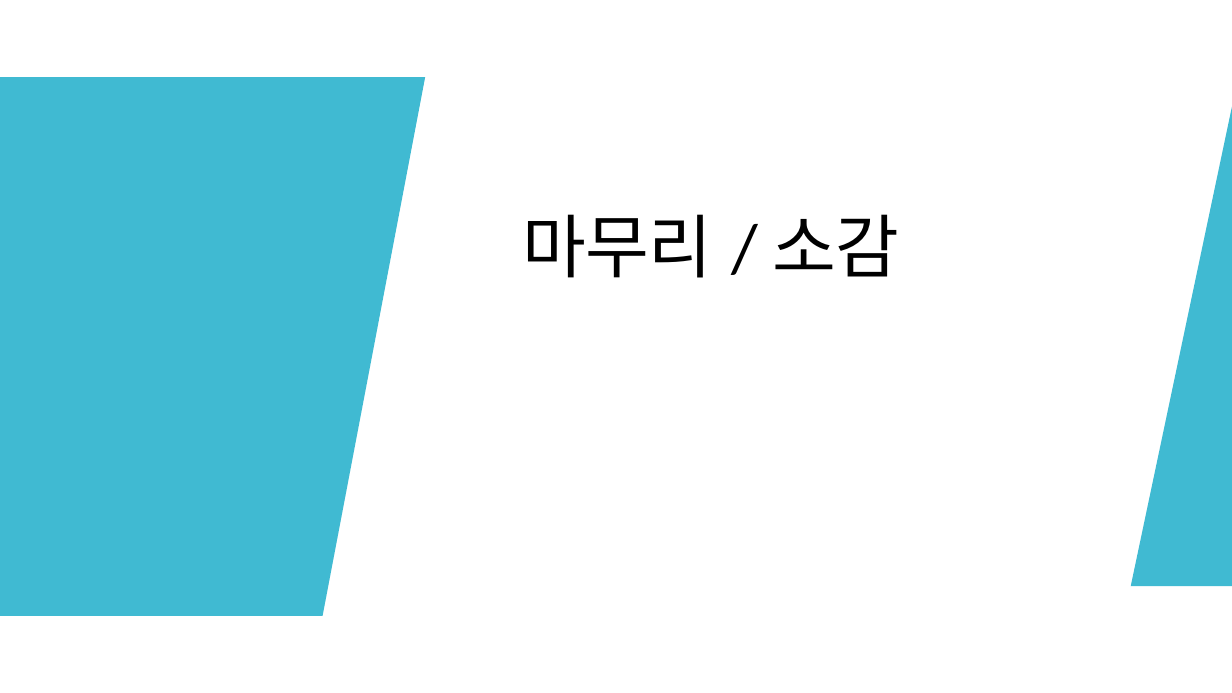
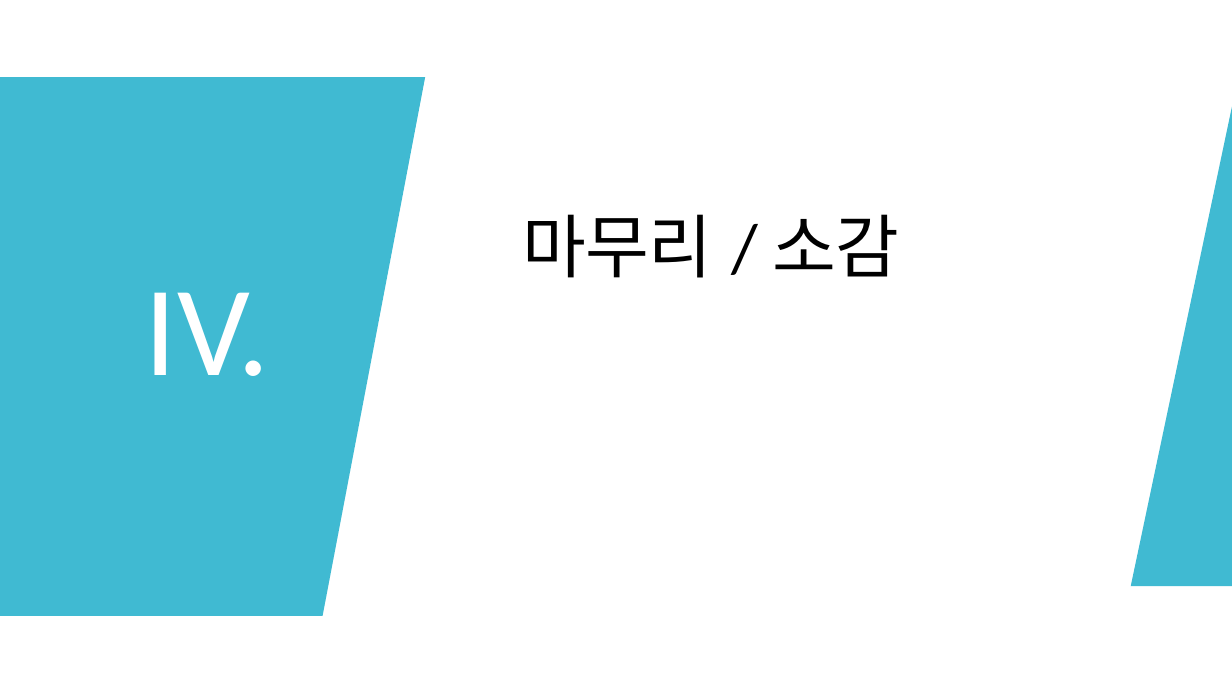
Before and after one commit to kdjdj77/Cinema, a slide deck: slide 33 of doc/final/final.pptx. Drawn at 1232x693 pixels with LibreOffice and Linux fonts; fonts in the diff are those of the drawing. Boxes give left, top, right and bottom in pixels: in the first picture for what was removed or moved away, otherwise in the second. Text is boxed around its words. In the diff, an @@ line names an element or a change of style, - is before the commit and + after.

```diff
--- a/doc/final/final.pptx
+++ b/doc/final/final.pptx
@@ text added at (145, 292, 269, 376), 100 pt, text #FFFFFF @@
+IV.
```
Also in this commit, not shown: 4 other slides changed.
